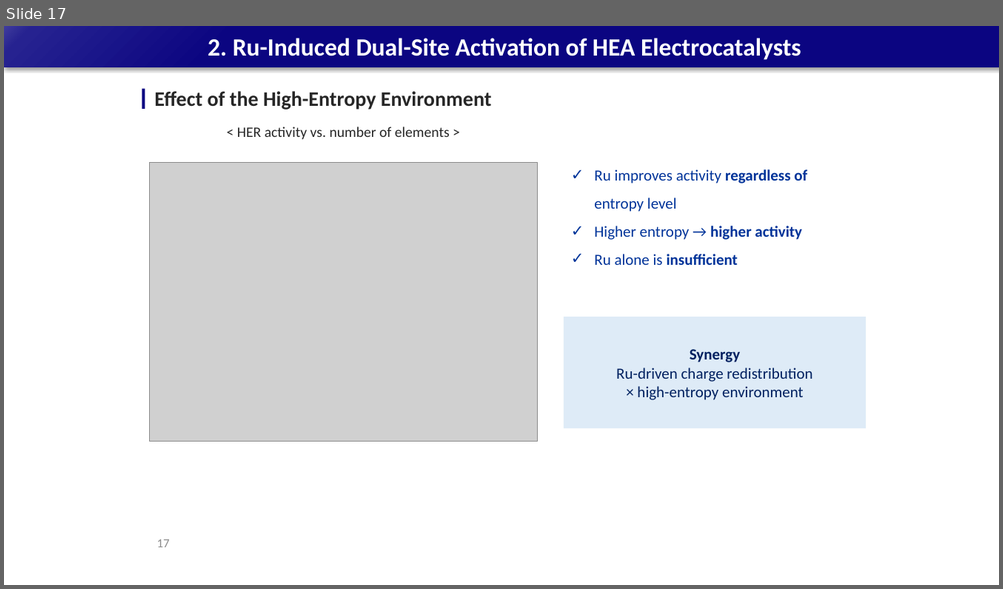
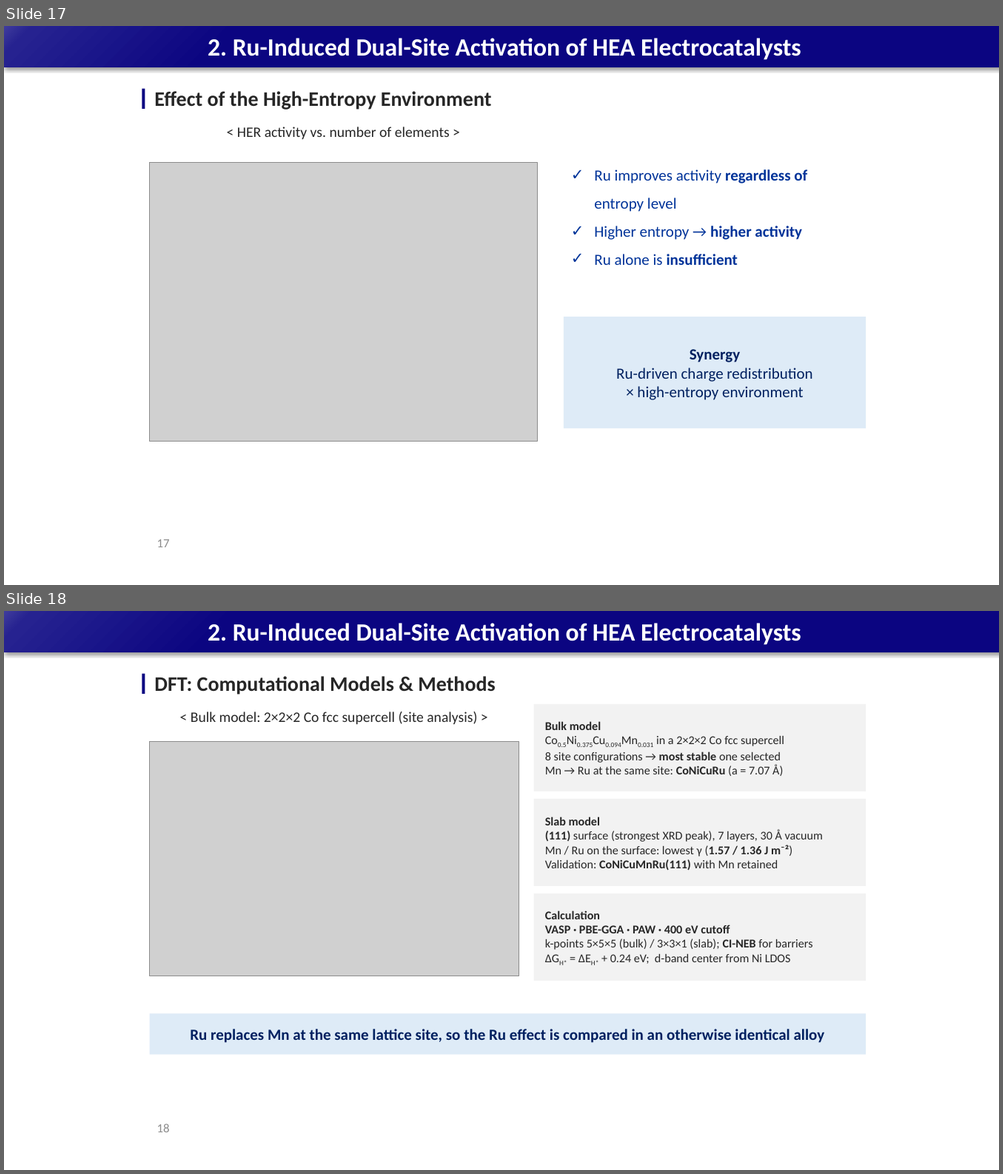
Before and after one commit to limsj0204/letter, a slide deck: 학위논문_디펜스_발표자료_5시료.pptx. Shown one above the other, each under a label of ours: slide 17 before the commit, slides 17 and 18 after it. The pictures are 1003x589 and 1003x1174 pixels, drawn with LibreOffice and Linux fonts; fonts in the diff are those of the drawing; grey boxes stand for pictures. Boxes give left, top, right and bottom in pixels: in the first picture for what was removed or moved away, otherwise in the second. Text is boxed around its words. In the diff, an @@ line names an element or a change of style, - is before the commit and + after.

```diff
--- a/학위논문_디펜스_발표자료_5시료.pptx
+++ b/학위논문_디펜스_발표자료_5시료.pptx
@@ slide 18 added at (4,611,999,1170), background #FFFFFF; not listed: 1 template element that a slide beside it also shows @@
@@ title added at (208,623,801,645), 24 pt, text #FFFFFF, bold @@
+2. Ru-Induced Dual-Site Activation of HEA Electrocatalysts
@@ rectangle added at (142,674,145,694), fill #0B0581 @@
@@ text added at (154,676,495,695), 20 pt, text #262626, bold @@
+DFT: Computational Models & Methods
@@ text added at (190,712,477,724), 14 pt, text #262626 @@
+< Bulk model: 2×2×2 Co fcc supercell (site analysis) >
@@ rectangle added at (534,704,866,792), fill #F2F2F2, 11.5 pt, text #262626 @@
+Bulk model
+Co0.5Ni0.375Cu0.094Mn0.031 in a 2×2×2 Co fcc supercell
+8 site configurations → most stable one selected
+Mn → Ru at the same site: CoNiCuRu (a = 7.07 Å)
@@ picture added at (150,742,519,977) @@
@@ rectangle added at (534,799,866,886), fill #F2F2F2, 11.5 pt, text #262626 @@
+Slab model
+(111) surface (strongest XRD peak), 7 layers, 30 Å vacuum
+Mn / Ru on the surface: lowest γ (1.57 / 1.36 J m⁻²)
+Validation: CoNiCuMnRu(111) with Mn retained
@@ rectangle added at (534,894,866,981), fill #F2F2F2, 11.5 pt, text #262626 @@
+Calculation
+VASP · PBE-GGA · PAW · 400 eV cutoff
+k-points 5×5×5 (bulk) / 3×3×1 (slab); CI-NEB for barriers
+ΔGH* = ΔEH* + 0.24 eV; d-band center from Ni LDOS
@@ rectangle added at (150,1014,866,1055), fill #DEEBF7, 15 pt, text #002060, bold @@
+Ru replaces Mn at the same lattice site, so the Ru effect is compared in an otherwise identical alloy
@@ page number added at (157,1124,170,1133), 12 pt, text #8C8C8C @@
+18
```
